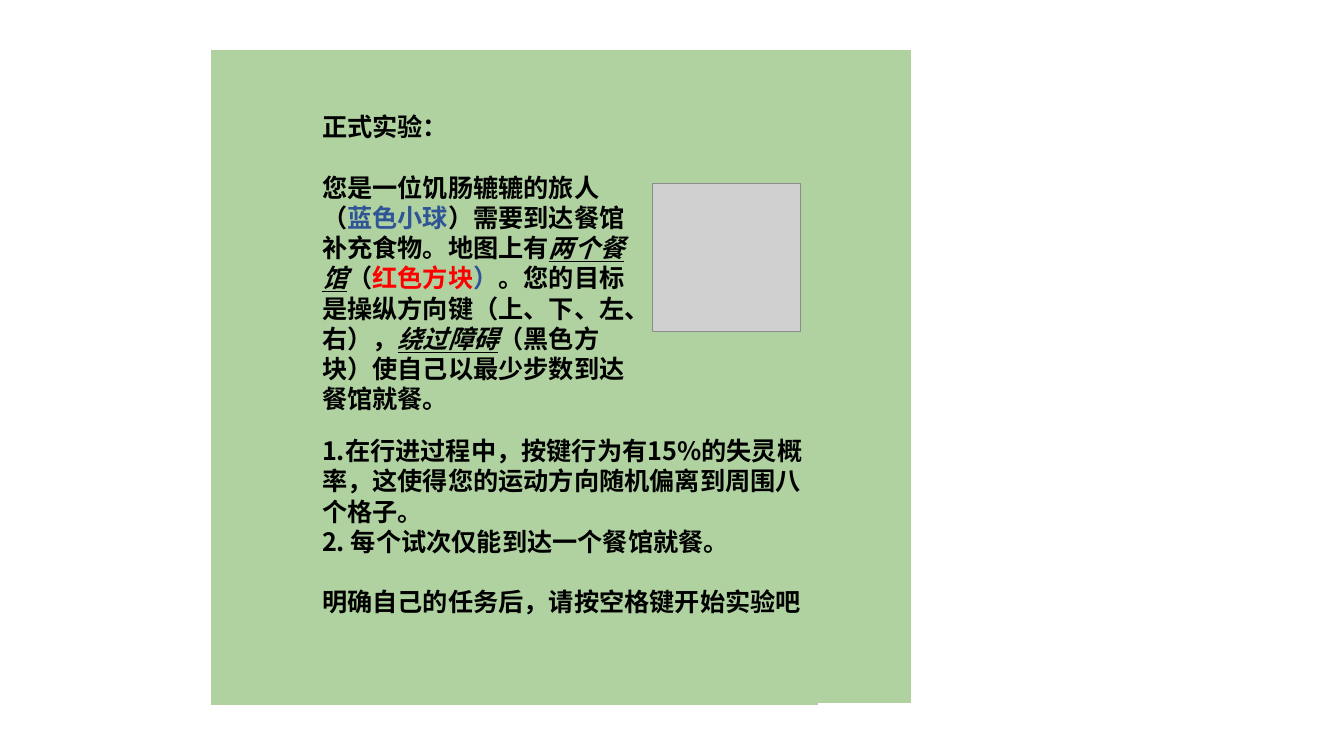
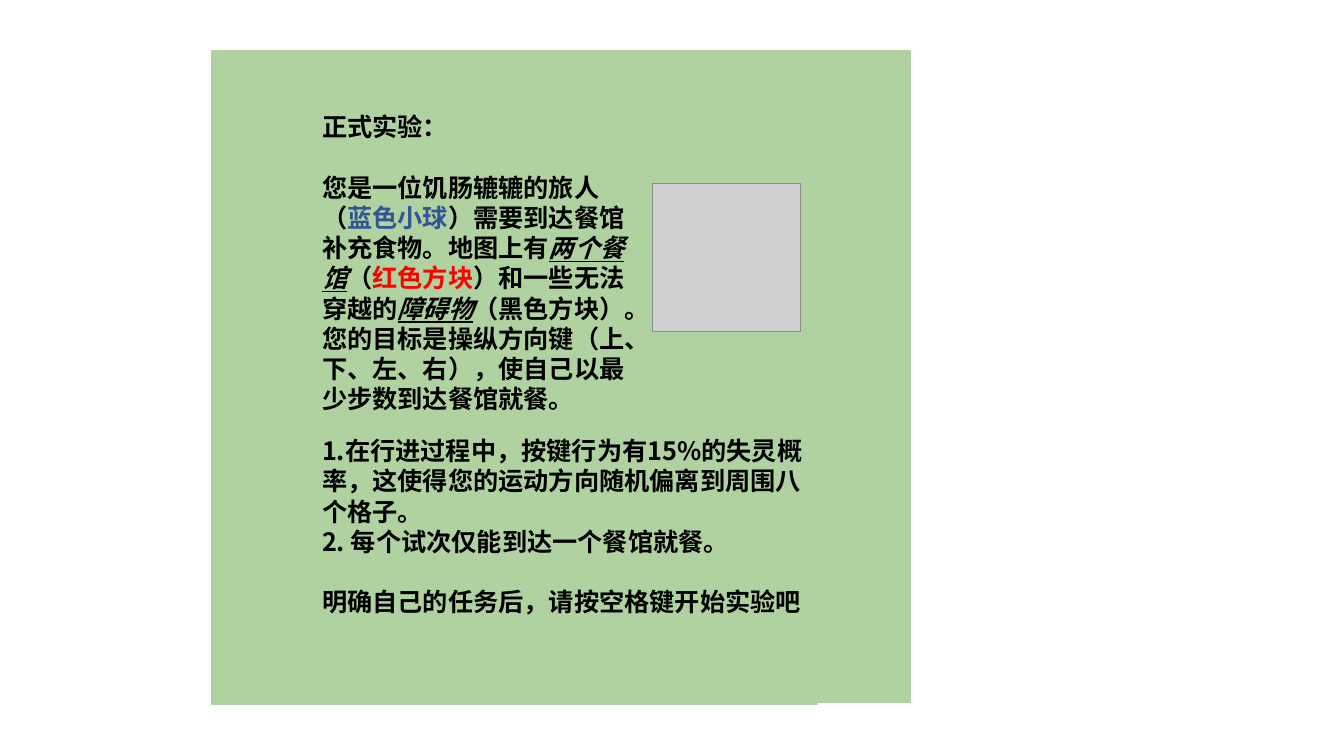
Before and after one commit to chengshaozhe/commitmentObstacles, a slide deck: slide 3 of pictures/introduction.pptx. Drawn at 1344x756 pixels with LibreOffice and Linux fonts; fonts in the diff are those of the drawing; grey boxes stand for pictures. Boxes give left, top, right and bottom in pixels: in the first picture for what was removed or moved away, otherwise in the second. Text is boxed around its words. In the diff, an @@ line names an element or a change of style, - is before the commit and + after.

```diff
--- a/pictures/introduction.pptx
+++ b/pictures/introduction.pptx
@@ text in rectangle at <box>322,175,650,411</box>: text changed @@
-    您是一位饥肠辘辘的旅人（蓝色小球）需要到达餐馆补充食物。地图上有两个餐馆（红色方块）。您的目标是操纵方向键（上、下、左、右），绕过障碍（黑色方块）使自己以最少步数到达餐馆就餐。
+    您是一位饥肠辘辘的旅人（蓝色小球）需要到达餐馆补充食物。地图上有两个餐馆（红色方块）和一些无法穿越的障碍物（黑色方块）。您的目标是操纵方向键（上、下、左、右），使自己以最少步数到达餐馆就餐。
```
Also in this commit, not shown: 1 other file.
